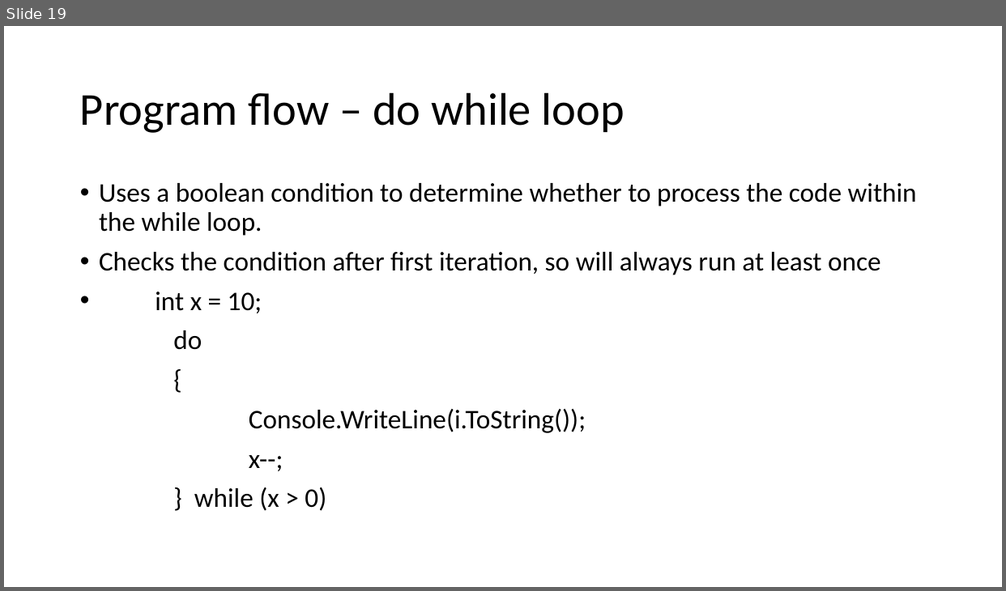
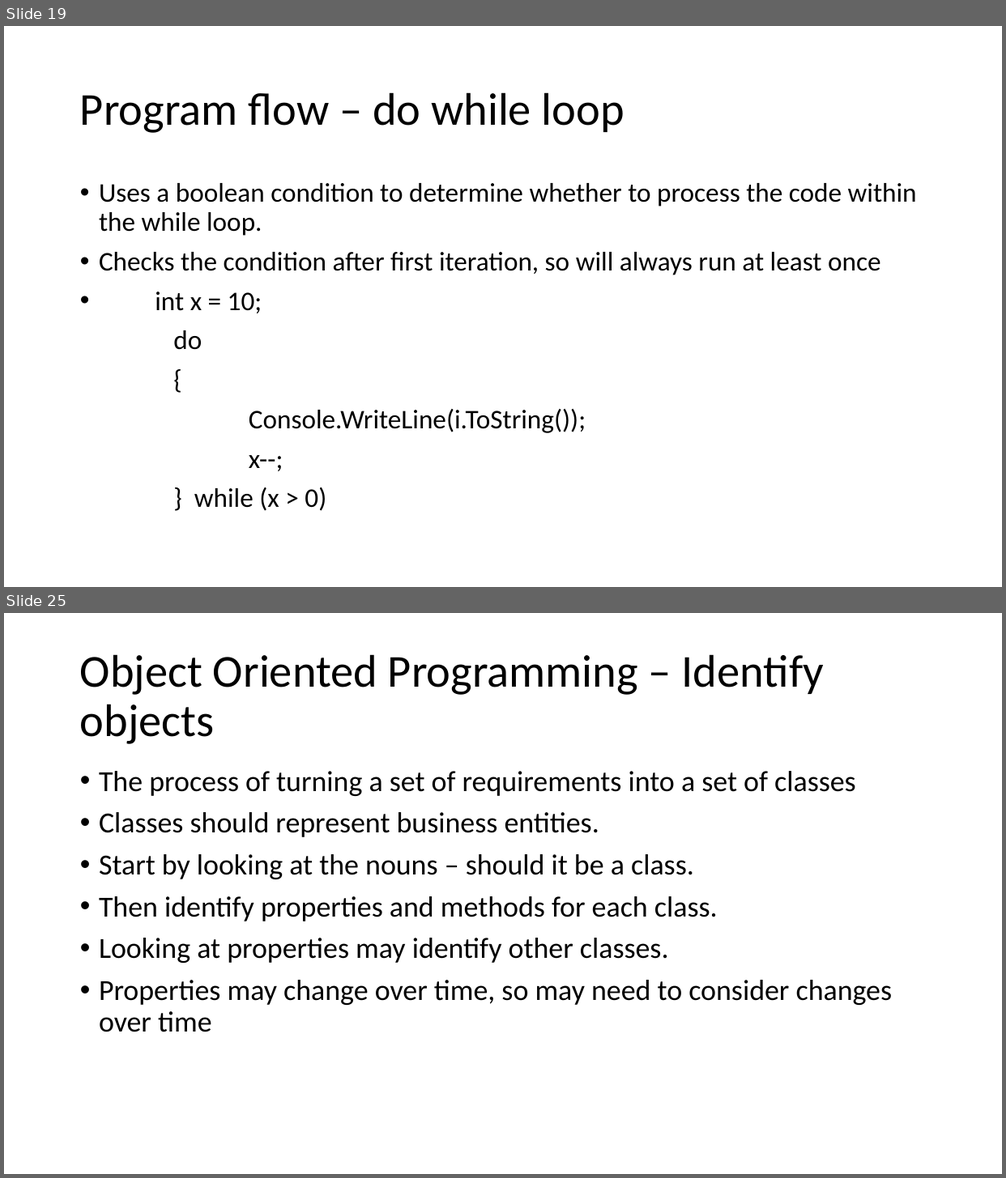
Before and after one commit to gavinhickford/Projects, a slide deck: Mentoring/Mentoring.pptx. Shown one above the other, each under a label of ours: slide 19 before the commit, slides 19 and 25 after it; the slides between them are not shown. The pictures are 1006x591 and 1006x1178 pixels, drawn with LibreOffice and Linux fonts; fonts in the diff are those of the drawing. Boxes give left, top, right and bottom in pixels: in the first picture for what was removed or moved away, otherwise in the second. Text is boxed around its words. In the diff, an @@ line names an element or a change of style, - is before the commit and + after.

```diff
--- a/Mentoring/Mentoring.pptx
+++ b/Mentoring/Mentoring.pptx
@@ slide 25 added at box(4, 613, 1002, 1174), background #FFFFFF @@
@@ title added at box(80, 654, 825, 744), 44 pt, text #000000 @@
+Object Oriented Programming – Identify objects
@@ text added at box(99, 771, 893, 1033), 28 pt, text #000000 @@
+• The process of turning a set of requirements into a set of classes
+• Classes should represent business entities.
+• Start by looking at the nouns – should it be a class.
+• Then identify properties and methods for each class.
+• Looking at properties may identify other classes.
+• Properties may change over time, so may need to consider changes over time
```
Also in this commit, not shown: 1 slide changed, 6 other slides added.
